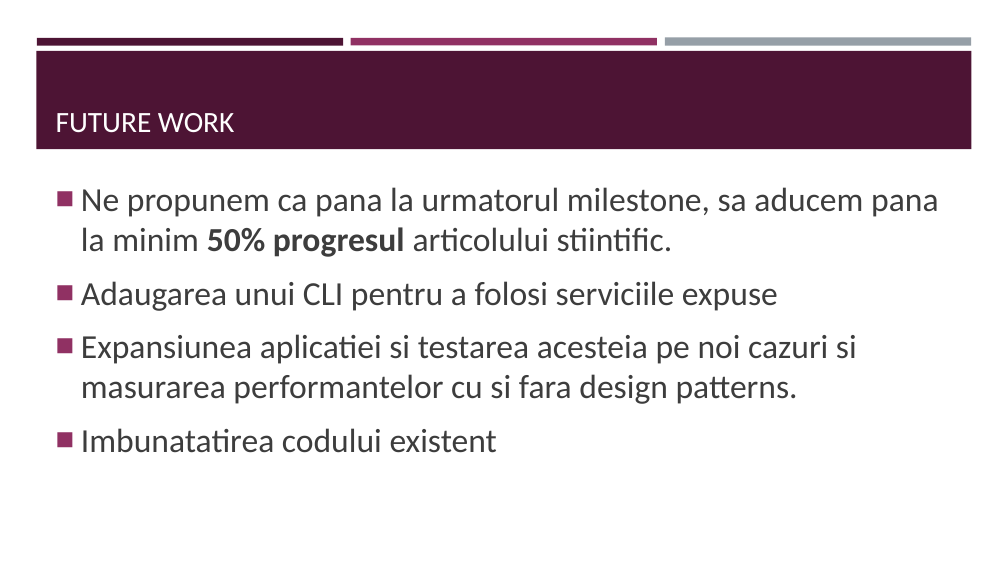
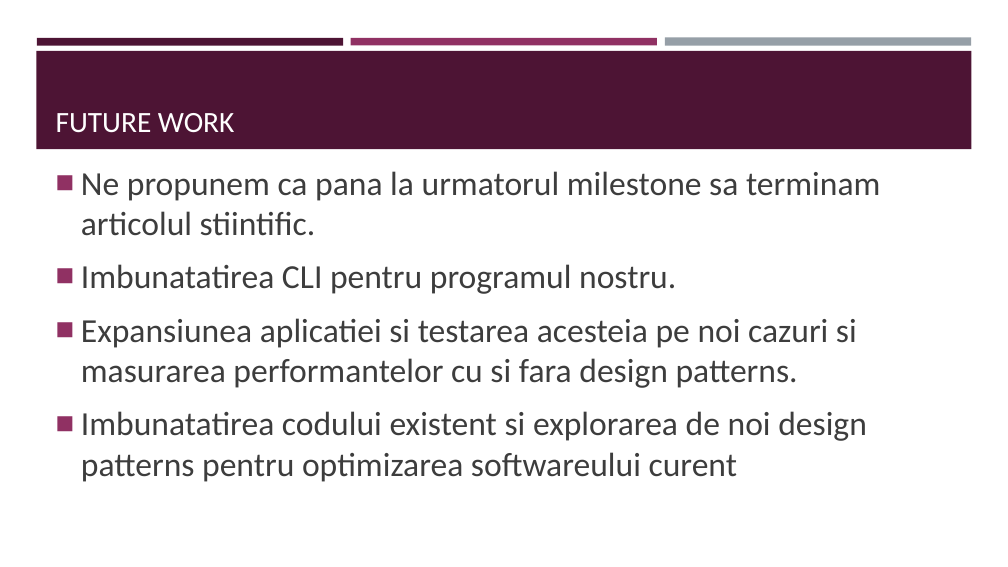
Before and after one commit to siot12/SASPS-Project, a slide deck: slide 5 of docs/Milestone 2.pptx. Drawn at 1008x567 pixels with LibreOffice and Linux fonts; fonts in the diff are those of the drawing. Boxes give left, top, right and bottom in pixels: in the first picture for what was removed or moved away, otherwise in the second. Text is boxed around its words. In the diff, an @@ line names an element or a change of style, - is before the commit and + after.

Commit message:
Update

```diff
--- a/docs/Milestone 2.pptx
+++ b/docs/Milestone 2.pptx
@@ text "Ne propunem ca pana la ...": place and size @@
-text "Ne propunem ca pana la ..." at [81, 187, 938, 453]
+text "Ne propunem ca pana la ..." at [81, 171, 880, 482]
@@ text at [81, 171, 880, 294]: text changed @@
-■ Ne propunem ca pana la urmatorul milestone, sa aducem pana la minim 50% progresul articolului stiintific.
-■ Adaugarea unui CLI pentru a folosi serviciile expuse
+■ Ne propunem ca pana la urmatorul milestone sa terminam articolul stiintific.
+■ Imbunatatirea CLI pentru programul nostru.
@@ text at [81, 411, 867, 482]: text changed @@
-■ Imbunatatirea codului existent
+■ Imbunatatirea codului existent si explorarea de noi design patterns pentru optimizarea softwareului curent
```
Also in this commit, not shown: 3 other slides changed, 1 slide added, 1 slide removed.
